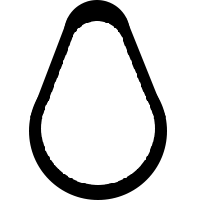
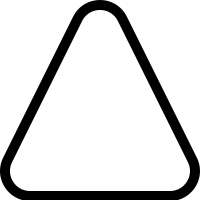
Before/after of a 200 x 200 layered artwork. What changed in the layer stack:
removed layer "Слой 4" over box(0, 0, 200, 200)
removed layer "Слой 3" over box(41, 21, 155, 185)
removed layer "Слой 2" over box(29, 0, 167, 200)
added layer "Треугольник 1" over box(0, 0, 200, 200)
